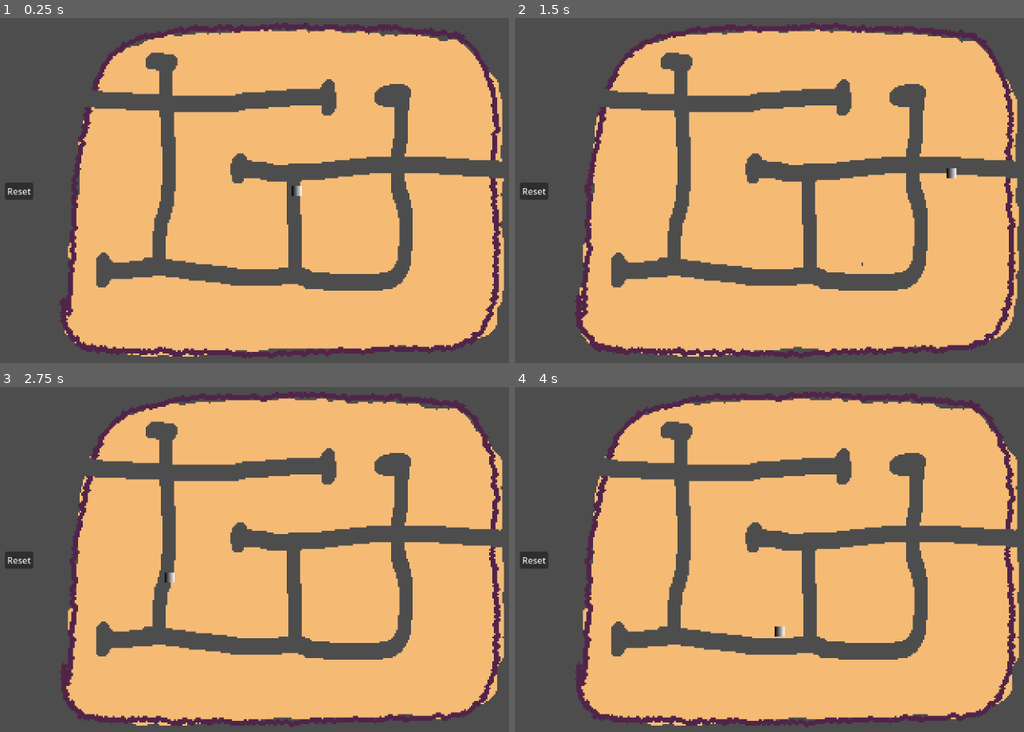
Above: before the commit, frames 1-4 (two rows, left to right).
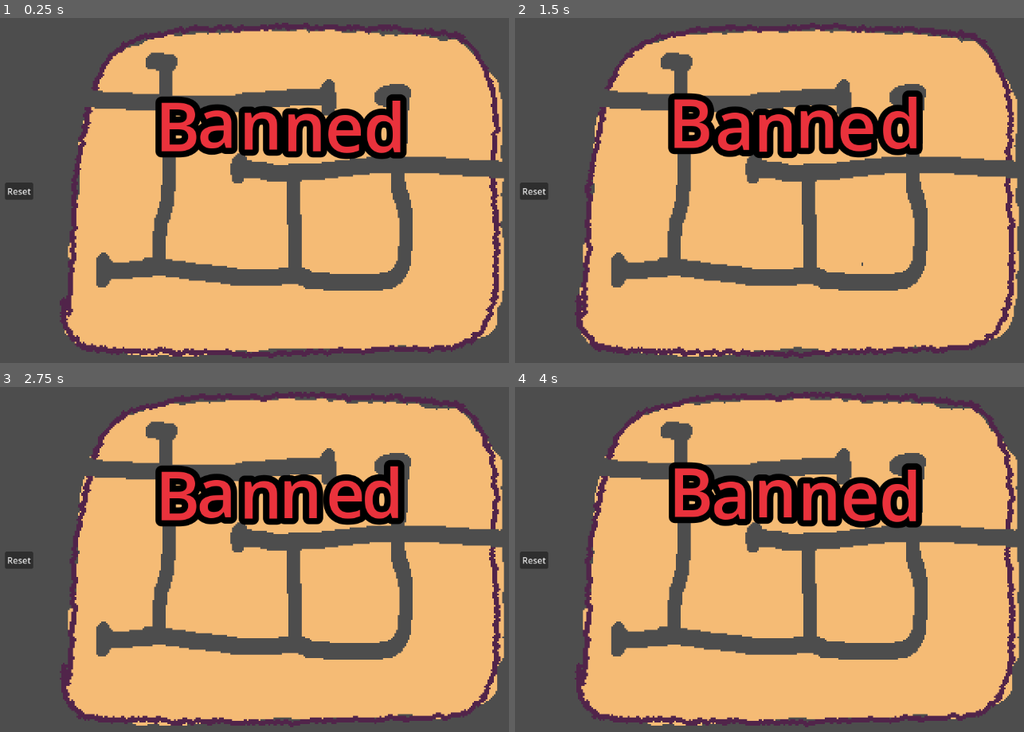
Above: after the commit, the same moments.

Repository: AudaciousGabe/twenty-four-games-twenty-four-hours
Game: Godot game, scene res://games/4_maze/four_mazes.tscn
Two runs of this game, one before a commit and one after it. Both use one fixed random seed, a clock stepped at 60 frames per second and the inputs below.
Inputs (mouse positions are in pixels of both pictures, inside the frame that each line leads up to):
- Up to frame 1 (0.25 s): no input
- Up to frame 2 (1.5 s): click "Reset" at 0.5 s; move the mouse to (952, 173) at 1.27 s; click (952, 173) at 1.42 s
- Up to frame 3 (2.75 s): move the mouse to (167, 576) at 2.02 s; click (167, 576) at 2.17 s
- Up to frame 4 (4 s): move the mouse to (876, 480) at 2.77 s; click (876, 480) at 2.92 s; move the mouse to (779, 631) at 3.52 s; click (779, 631) at 3.67 s

The runs differ from the first frame. In frame 1, 7.1% of the frame differs, in the area x 30-80%, y 22-52%; in frame 2, 7.2%, in the area x 30-87%, y 20-47%; in frame 3, 7.0%; in frame 4, 7.2%.
Error after the commit: Invalid access to property or key 'texture' on a base object of type 'Nil'. (res://games/4_maze/four_mazes.gd:40)

Commit message:
mazes progress

Diff:
--- a/games/4_maze/four_mazes.gd
+++ b/games/4_maze/four_mazes.gd
@@ -2,16 +2,25 @@
 
 
 
-@export var first_maze_texture_rect: TextureRect
 @export var cursor_sprite_2d: Sprite2D
+@export var banned_text_rich_text_label: RichTextLabel
 
+@export var maze_texture_rect: TextureRect
+@export var maze_texture_rect_2: TextureRect
+@export var maze_texture_rect_3: TextureRect
+@export var maze_texture_rect_4: TextureRect
+
+@export var death_audio_stream_player: AudioStreamPlayer
 
 var current_maze_index: int = 0
 
 var maze_attempt_started: bool = false
 
 @onready var maze_texture_rects: Array[TextureRect] = [
-	first_maze_texture_rect,
+	maze_texture_rect,
+	maze_texture_rect_2,
+	maze_texture_rect_3,
+	maze_texture_rect_4,
 ]
 
 
@@ -33,10 +42,13 @@
 	var current_maze_image: Image = first_current_maze_texture.get_image()
 	var mouse_color: Color = current_maze_image.get_pixelv(mouse_position)
 
-	if mouse_color == Color.TRANSPARENT:
+	print(mouse_color)
+
+	if mouse_color.a == 0:
 		return true
 
 	return false
+
 
 func get_current_maze() -> TextureRect:
 	return maze_texture_rects[current_maze_index]
@@ -44,5 +56,13 @@
 
 func _on_maze_texture_rect_gui_input(event: InputEvent) -> void:
 	if event is InputEventMouseMotion:
-		print("Position: ", event.position)
 		print(is_mouse_position_color_transparent(event.position))
+
+		if not is_mouse_position_color_transparent(event.position):
+			cursor_sprite_2d.hide()
+			banned_text_rich_text_label.show()
+
+
+func _on_reset_button_pressed() -> void:
+	cursor_sprite_2d.show()
+	banned_text_rich_text_label.hide()
--- a/games/4_maze/four_mazes.tscn
+++ b/games/4_maze/four_mazes.tscn
@@ -4,6 +4,10 @@
 [ext_resource type="Script" uid="uid://brn8ql3nh8t60" path="res://games/4_maze/four_mazes.gd" id="1_lutqt"]
 [ext_resource type="Texture2D" uid="uid://b2tkfiu4hfgmu" path="res://games/4_maze/assets/ezmaze-export2.png" id="2_lutqt"]
 [ext_resource type="Texture2D" uid="uid://bbpupo4n1jp6" path="res://games/4_maze/assets/ezmaze-export3.png" id="3_nvxw6"]
+[ext_resource type="Texture2D" uid="uid://cdhvdyciq5wh8" path="res://games/4_maze/assets/beeeeee-export1.png" id="5_d2yc6"]
+[ext_resource type="Texture2D" uid="uid://b8ey616cw2ukg" path="res://games/4_maze/assets/beeeeee-export2.png" id="6_fgdib"]
+[ext_resource type="Texture2D" uid="uid://bg77hfdxbcvmr" path="res://games/4_maze/assets/beeeeee-export3.png" id="7_er71i"]
+[ext_resource type="PackedScene" uid="uid://b3brncikbm1pr" path="res://scenes/palette_sprite_2d.tscn" id="8_fgdib"]
 
 [sub_resource type="AnimatedTexture" id="AnimatedTexture_51v2q"]
 frames = 3
@@ -14,12 +18,16 @@
 frame_2/texture = ExtResource("3_nvxw6")
 frame_2/duration = 1.0
 
-[sub_resource type="Gradient" id="Gradient_d2yc6"]
+[sub_resource type="AnimatedTexture" id="AnimatedTexture_mhjo4"]
+frames = 3
+speed_scale = 3.0
+frame_0/texture = ExtResource("5_d2yc6")
+frame_1/texture = ExtResource("6_fgdib")
+frame_1/duration = 1.0
+frame_2/texture = ExtResource("7_er71i")
+frame_2/duration = 1.0
 
-[sub_resource type="GradientTexture2D" id="GradientTexture2D_fgdib"]
-gradient = SubResource("Gradient_d2yc6")
-
-[node name="FourMazes" type="Control" unique_id=951413511 node_paths=PackedStringArray("first_maze_texture_rect", "cursor_sprite_2d")]
+[node name="FourMazes" type="Control" unique_id=951413511 node_paths=PackedStringArray("first_maze_texture_rect", "cursor_sprite_2d", "banned_text_rich_text_label")]
 layout_mode = 3
 anchors_preset = 15
 anchor_right = 1.0
@@ -29,6 +37,7 @@
 script = ExtResource("1_lutqt")
 first_maze_texture_rect = NodePath("FirstMazeTextureRect")
 cursor_sprite_2d = NodePath("CursorSprite2D")
+banned_text_rich_text_label = NodePath("BannedTextRichTextLabel")
 
 [node name="FirstMazeTextureRect" type="TextureRect" parent="." unique_id=2076561883]
 layout_mode = 0
@@ -40,9 +49,10 @@
 texture = SubResource("AnimatedTexture_51v2q")
 
 [node name="CursorSprite2D" type="Sprite2D" parent="." unique_id=1572785817]
+visible = false
 position = Vector2(77, 126)
-scale = Vector2(0.275, 0.275)
-texture = SubResource("GradientTexture2D_fgdib")
+scale = Vector2(0.11138668, 0.11086687)
+texture = SubResource("AnimatedTexture_mhjo4")
 
 [node name="ResetButton" type="Button" parent="." unique_id=376614810]
 layout_mode = 0
@@ -52,4 +62,21 @@
 offset_bottom = 340.0
 text = "Reset"
 
+[node name="BannedTextRichTextLabel" type="RichTextLabel" parent="." unique_id=1143854905]
+modulate = Color(0.91764706, 0.19607843, 0.23529412, 1)
+layout_mode = 0
+offset_left = 238.0
+offset_top = 94.0
+offset_right = 853.0
+offset_bottom = 312.0
+theme_override_constants/outline_size = 45
+theme_override_font_sizes/normal_font_size = 123
+bbcode_enabled = true
+text = "[shake level=40]Banned"
+horizontal_alignment = 1
+vertical_alignment = 1
+
+[node name="PaletteSprite2D" parent="." unique_id=556498429 instance=ExtResource("8_fgdib")]
+
 [connection signal="gui_input" from="FirstMazeTextureRect" to="." method="_on_maze_texture_rect_gui_input"]
+[connection signal="pressed" from="ResetButton" to="." method="_on_reset_button_pressed"]
Not shown, added: games/4_maze/assets/beeeeee-export1.png.import
Not shown, added: games/4_maze/assets/beeeeee-export2.png.import
Not shown, added: games/4_maze/assets/beeeeee-export3.png.import
Not shown, added: games/4_maze/assets/dumb-export1.png.import
Not shown, added: games/4_maze/assets/dumb-export2.png.import
Not shown, added: games/4_maze/assets/dumb-export3.png.import
